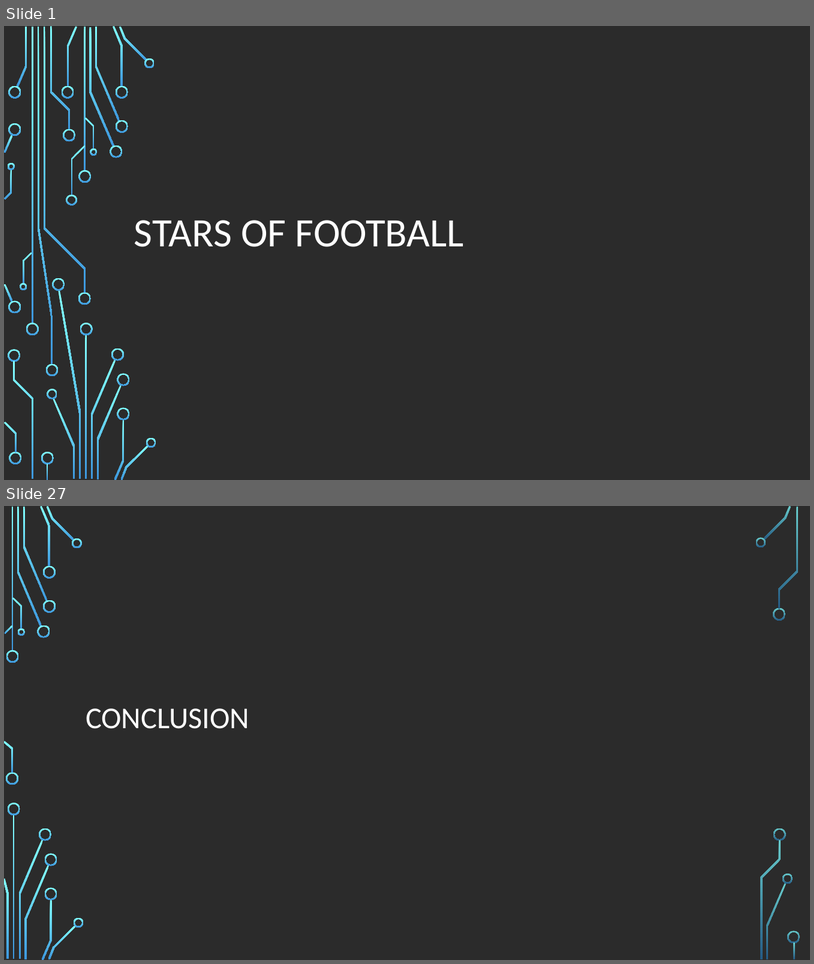
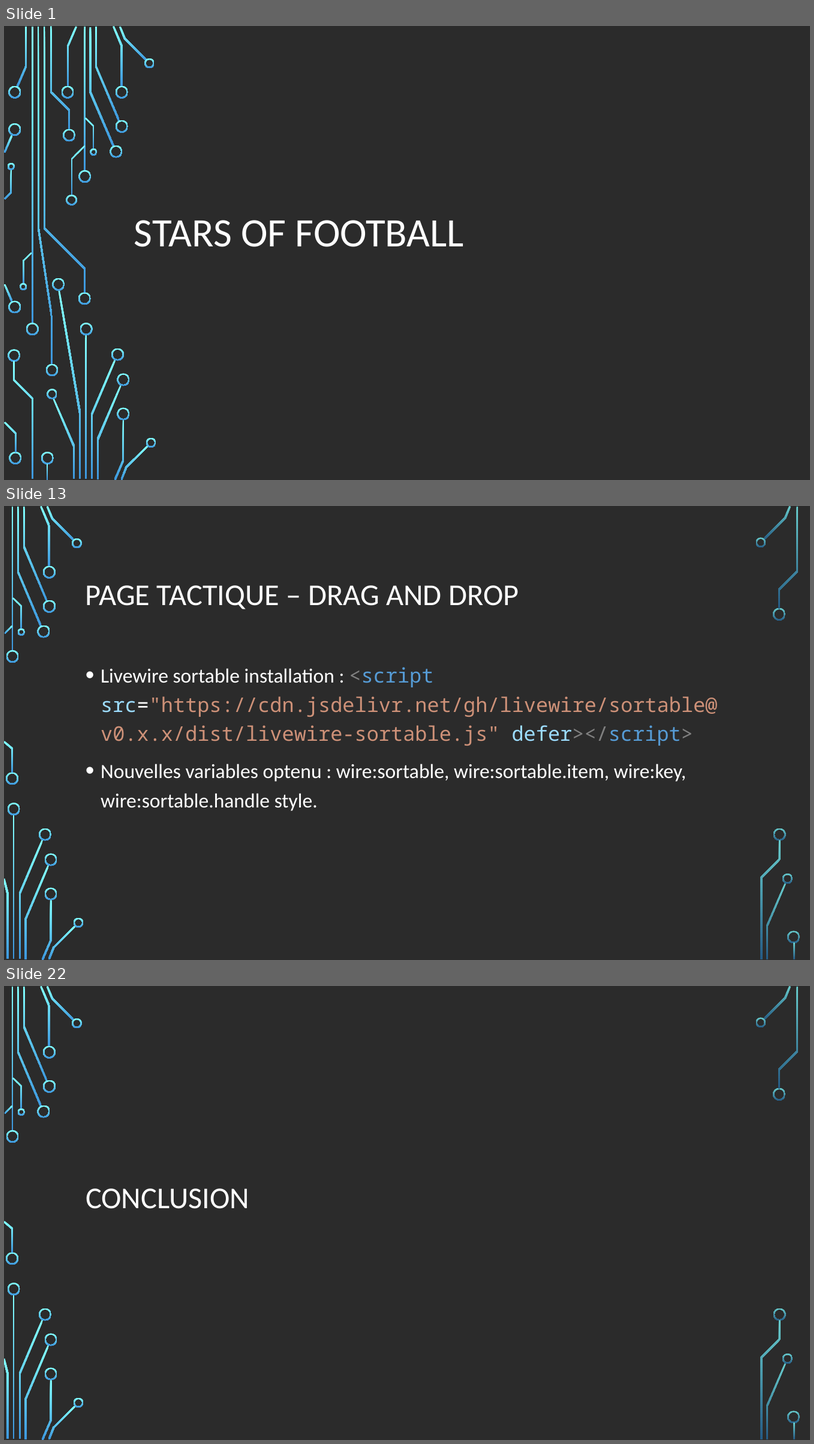
Before and after one commit to errazur/ProjetWeb, a slide deck: Conception-prealable/Stars of football.odp. Shown one above the other, each under a label of ours: slides 1 and 27 before the commit, slides 1, 13 and 22 after it; the slides between them are not shown. The pictures are 814x964 and 814x1444 pixels, drawn with LibreOffice and Linux fonts; fonts in the diff are those of the drawing; background and template pictures are left out; a plain dark background stands for a picture behind light text. Boxes give left, top, right and bottom in pixels: in the first picture for what was removed or moved away, otherwise in the second. Text is boxed around its words. In the diff, an @@ line names an element or a change of style, - is before the commit and + after.

```diff
--- a/Conception-prealable/Stars of football.odp
+++ b/Conception-prealable/Stars of football.odp
@@ slide 13 added at <box>4,506,810,960</box>, background picture (left out); not listed: 36 template elements that a slide beside it also shows @@
@@ title added at <box>86,585,519,609</box>, 36 pt, text #FFFFFF @@
+PAGE TACTIQUE – DRAG AND DROP
@@ text added at <box>101,667,718,811</box>, 24 pt, text #FFFFFF @@
+• Livewire sortable installation : <script src="https://cdn.jsdelivr.net/gh/livewire/sortable@v0.x.x/dist/livewire-sortable.js" defer></script>
+• Nouvelles variables optenu : wire:sortable, wire:sortable.item, wire:key, wire:sortable.handle style.
@@ what was slide 27 is now slide 22 @@
```
Also in this commit, not shown: 10 slides changed, 9 other slides added, 15 slides removed, 14 other files.
